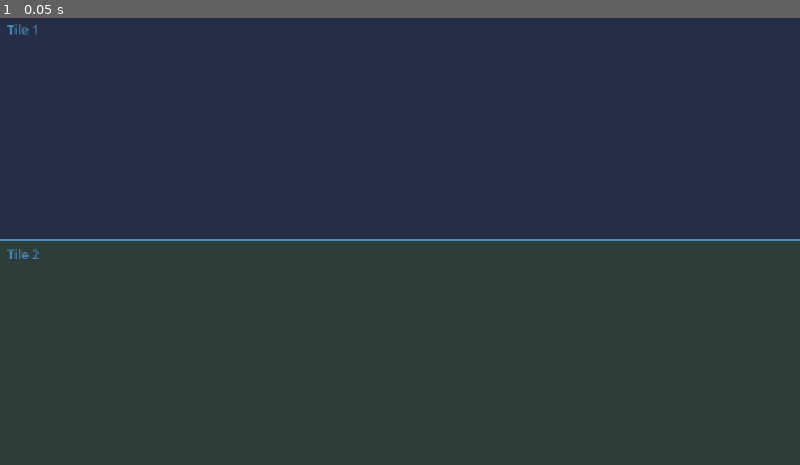
Above: before the commit, frame 1.
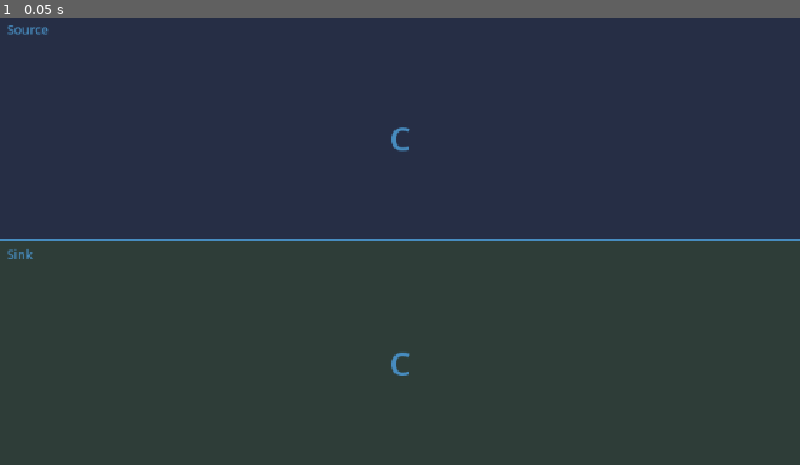
Above: after the commit, the same moment.

Repository: bitflipper42/Instrument
Game: Godot game, scene res://main.tscn
Two runs of this game, one before a commit and one after it. Both use one fixed random seed, a clock stepped at 60 frames per second and the inputs below.
Inputs:
- Up to frame 1 (0.05 s): no input

The runs differ from the first frame. In frame 1, 0.2% of the frame differs, in the area x 0-52%, y 1-81%.

Commit message:
Add BasicInstrument tile with note emit and receive signals.
Extend InstTile with chromatic note I/O, validation, and a connect_to helper for chaining instruments.

Co-authored-by: Cursor <cursoragent@cursor.com>

Diff:
--- /dev/null
+++ b/basic_instrument.gd
@@ -0,0 +1,81 @@
+class_name BasicInstrument
+extends InstTile
+
+## A tile that can receive and emit musical note names ("C", "C#", "D", ...).
+## Connect one instrument's `note_emitted` to another's `receive_note` (or use
+## `connect_to`) to pass notes along a chain.
+
+signal note_emitted(note: String)
+signal note_received(note: String)
+
+## The twelve chromatic note names used as the canonical form.
+const CHROMATIC: PackedStringArray = [
+	"C", "C#", "D", "D#", "E", "F", "F#", "G", "G#", "A", "A#", "B",
+]
+
+## Flat spellings normalized to their canonical sharp equivalents.
+const FLAT_ALIASES: Dictionary = {
+	"Db": "C#", "Eb": "D#", "Gb": "F#", "Ab": "G#", "Bb": "A#",
+}
+
+## The most recent note this instrument received or emitted.
+var current_note: String = ""
+
+
+func _ready() -> void:
+	if title == "":
+		title = "Instrument"
+
+## Normalizes user-supplied names (trims, fixes case, converts flats to sharps).
+func normalize_note(note: String) -> String:
+	var n := note.strip_edges()
+	if n.is_empty():
+		return ""
+	n = n.substr(0, 1).to_upper() + n.substr(1)
+	if FLAT_ALIASES.has(n):
+		return FLAT_ALIASES[n]
+	return n
+
+## True if `note` is a recognized chromatic note name.
+func is_valid_note(note: String) -> bool:
+	return CHROMATIC.has(normalize_note(note))
+
+## Sends a note out to any listeners. Returns false if the note is invalid.
+func emit_note(note: String) -> bool:
+	var n := normalize_note(note)
+	if not CHROMATIC.has(n):
+		push_warning("BasicInstrument: invalid note '%s'" % note)
+		return false
+	current_note = n
+	queue_redraw()
+	note_emitted.emit(n)
+	return true
+
+## Handles an incoming note. Returns false if the note is invalid.
+func receive_note(note: String) -> bool:
+	var n := normalize_note(note)
+	if not CHROMATIC.has(n):
+		push_warning("BasicInstrument: invalid note '%s'" % note)
+		return false
+	current_note = n
+	queue_redraw()
+	note_received.emit(n)
+	return true
+
+## Routes this instrument's output into another instrument's input.
+func connect_to(other: BasicInstrument) -> void:
+	if not note_emitted.is_connected(other.receive_note):
+		note_emitted.connect(other.receive_note)
+
+func _draw() -> void:
+	super._draw()
+	if current_note != "":
+		var font := ThemeDB.fallback_font
+		var font_size := 48
+		var text_size := font.get_string_size(
+			current_note, HORIZONTAL_ALIGNMENT_LEFT, -1, font_size)
+		var pos := Vector2(
+			(tile_size.x - text_size.x) * 0.5,
+			(tile_size.y + text_size.y) * 0.5)
+		draw_string(font, pos, current_note,
+			HORIZONTAL_ALIGNMENT_LEFT, -1, font_size, border_color)
--- /dev/null
+++ b/basic_instrument.tscn
@@ -0,0 +1,6 @@
+[gd_scene format=3 uid="uid://dn4048yr4mvt5"]
+
+[ext_resource type="Script" path="res://basic_instrument.gd" id="1_basic"]
+
+[node name="BasicInstrument" type="Node2D"]
+script = ExtResource("1_basic")
--- a/main.gd
+++ b/main.gd
@@ -4,4 +4,11 @@
 
 
 func _ready() -> void:
-	pass
+	var tiles := tile_manager.tiles
+	if tiles.size() >= 2 and tiles[0] is BasicInstrument and tiles[1] is BasicInstrument:
+		var source := tiles[0] as BasicInstrument
+		var sink := tiles[1] as BasicInstrument
+		source.title = "Source"
+		sink.title = "Sink"
+		source.connect_to(sink)
+		source.emit_note("C")
--- a/tile_manager.gd
+++ b/tile_manager.gd
@@ -7,6 +7,8 @@
 
 const InstTileScene := preload("res://inst_tile.tscn")
 
+## The tile scene to instantiate for new tiles. Defaults to BasicInstrument.
+@export var tile_scene: PackedScene = preload("res://basic_instrument.tscn")
 ## How many tiles to create on startup. Defaults to two horizontal tiles.
 @export var default_tile_count: int = 2
 ## Gap between adjacent tiles, in pixels.
@@ -32,7 +34,8 @@
 
 ## Creates a new tile, appends it to the row and re-arranges. Returns the tile.
 func add_tile(title: String = "") -> InstTile:
-	var tile := InstTileScene.instantiate() as InstTile
+	var scene := tile_scene if tile_scene != null else InstTileScene
+	var tile := scene.instantiate() as InstTile
 	tile.tile_color = _PALETTE[tiles.size() % _PALETTE.size()]
 	tile.title = title if title != "" else "Tile %d" % (tiles.size() + 1)
 	add_child(tile)
Not shown, added: basic_instrument.gd.uid
